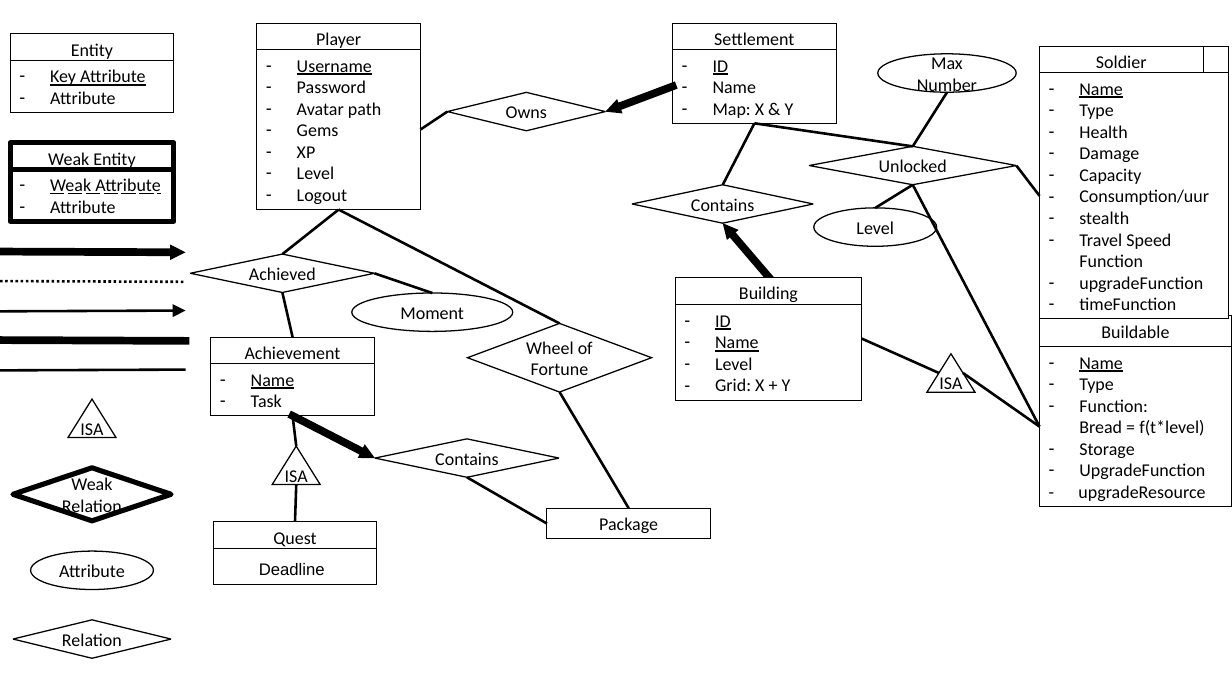
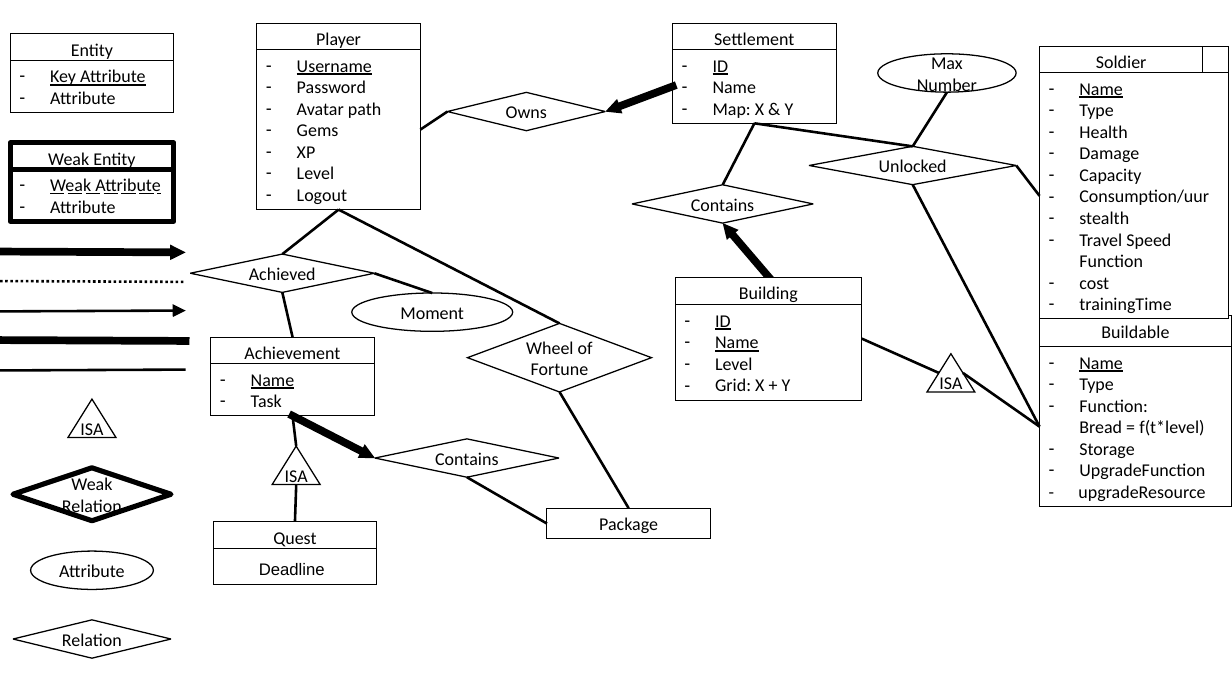
Before and after one commit to JeCheeseSmith/Clash-of-ppdb-s, a slide deck: slide 1 of documentation/database/ER-Diagram.pptx. Drawn at 1232x693 pixels with LibreOffice and Linux fonts; fonts in the diff are those of the drawing; background and template pictures are left out. Boxes give left, top, right and bottom in pixels: in the first picture for what was removed or moved away, otherwise in the second. Text is boxed around its words. In the diff, an @@ line names an element or a change of style, - is before the commit and + after.

Commit message:
added support for new way of using functions, made a startup for grid backend API's and made sure the user settlement initialising is complete

```diff
--- a/documentation/database/ER-Diagram.pptx
+++ b/documentation/database/ER-Diagram.pptx
@@ ellipse removed at [814,208,937,247] @@
-Level
@@ line removed from (875, 208) to (913, 185) @@
@@ text in rectangle at [1079,277,1171,313]: text changed @@
-– upgradeFunction
-– timeFunction
+– cost
+– trainingTime
```
Also in this commit, not shown: 11 other files.
